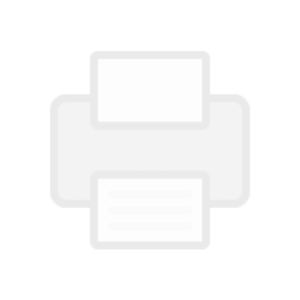
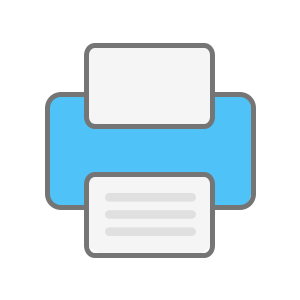
Comparing the layer stacks of the two 300 × 300 images. Changes:
added group "Group 1" with 7 layers above "Background" over [47, 44, 254, 256]
added layer "Rounded Rectangle 5 copy 2" in group "Group 1" over [105, 193, 196, 236]
renamed "Layer 1" to "Rounded Rectangle 2 copy 2", opacity 50% → 100%, moved it into group "Group 1", painted on it, masked it over [50, 51, 251, 256]
added layer "Rounded Rectangle 2 copy" in group "Group 1" over [86, 45, 213, 127]
added layer "Rounded Rectangle 4 copy" in group "Group 1" over [87, 45, 214, 253]
added layer "Rounded Rectangle 2" in group "Group 1" over [47, 94, 254, 208]
added layer "Rounded Rectangle 3" in group "Group 1" over [49, 94, 251, 207]
hid "Background" over [45, 43, 256, 258]
